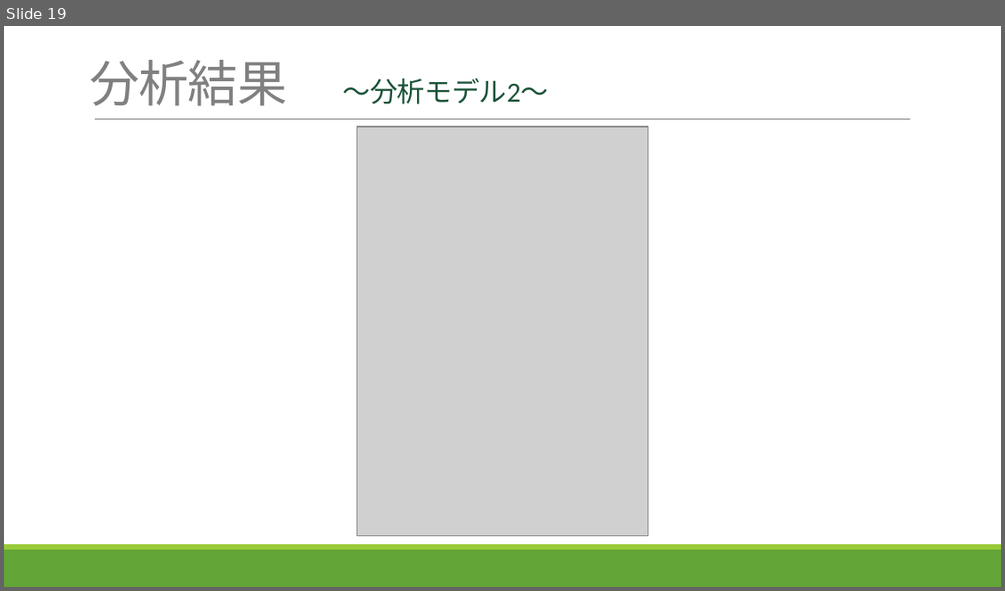
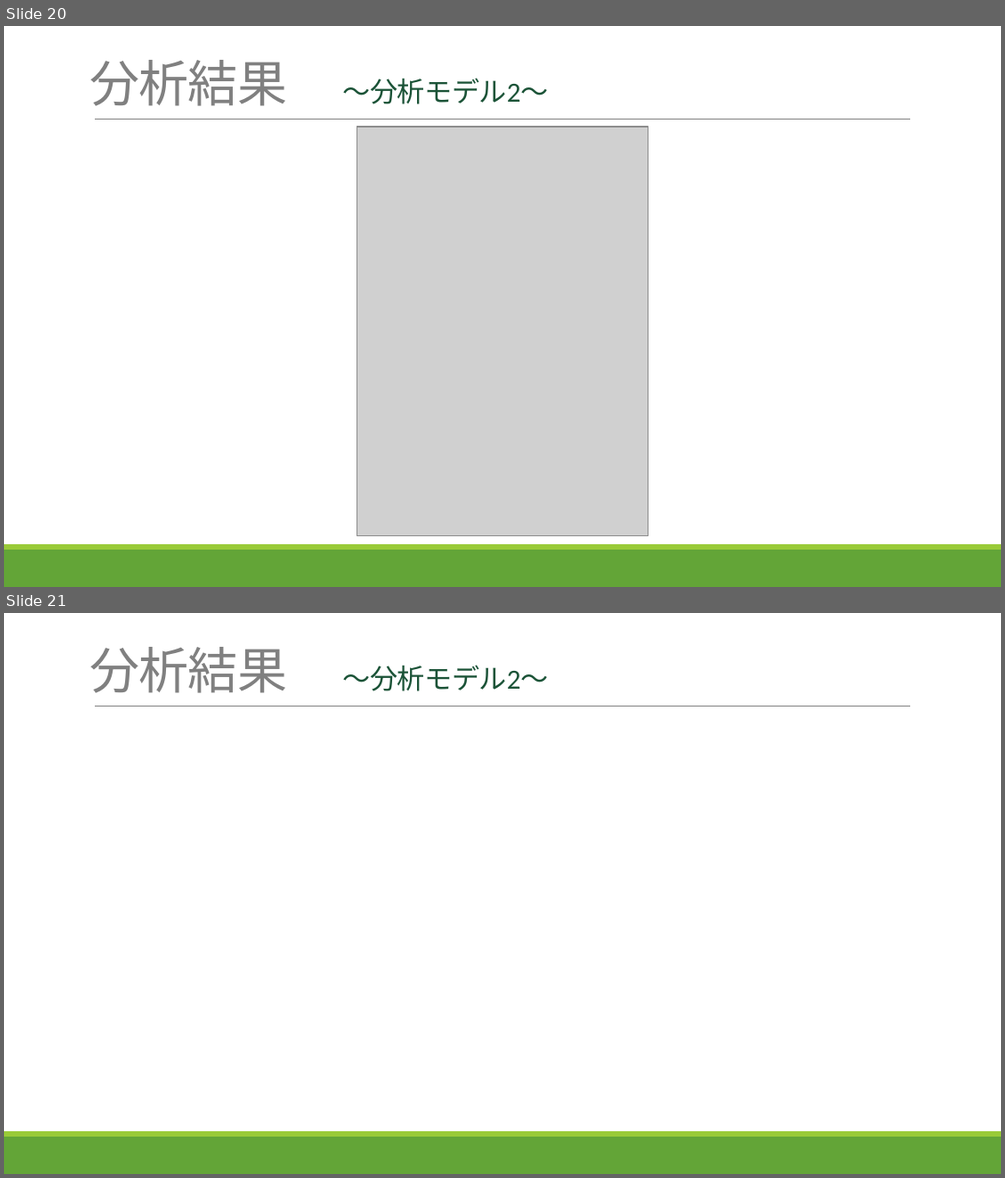
Before and after one commit to tth63425/jr_project, a slide deck: final_ver/最終版.pptx. Shown one above the other, each under a label of ours: slide 19 before the commit, slides 20 and 21 after it. The pictures are 1005x591 and 1005x1178 pixels, drawn with LibreOffice and Linux fonts; fonts in the diff are those of the drawing; grey boxes stand for pictures. Boxes give left, top, right and bottom in pixels: in the first picture for what was removed or moved away, otherwise in the second. Text is boxed around its words. In the diff, an @@ line names an element or a change of style, - is before the commit and + after.

```diff
--- a/final_ver/最終版.pptx
+++ b/final_ver/最終版.pptx
@@ slide 21 added at [4,613,1001,1174], background #FFFFFF; not listed: 3 template elements that a slide beside it also shows @@
@@ text added at [89,647,549,693], 20 pt, text #1C5438 @@
+分析結果 〜分析モデル2〜
@@ what was slide 19 is now slide 20 @@
```
Also in this commit, not shown: 3 slides changed, 4 other slides added, 1 slide removed, 11 other files.
